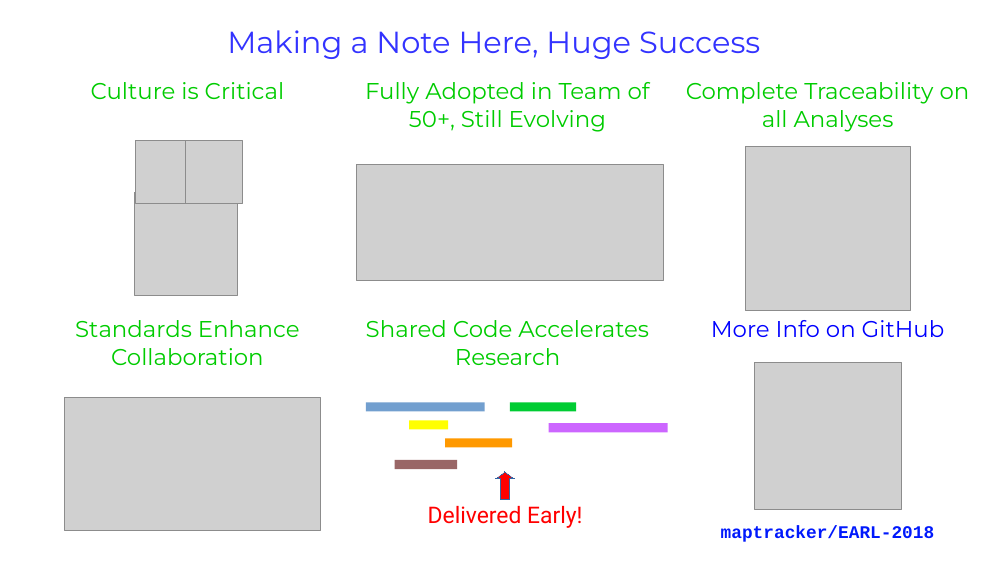
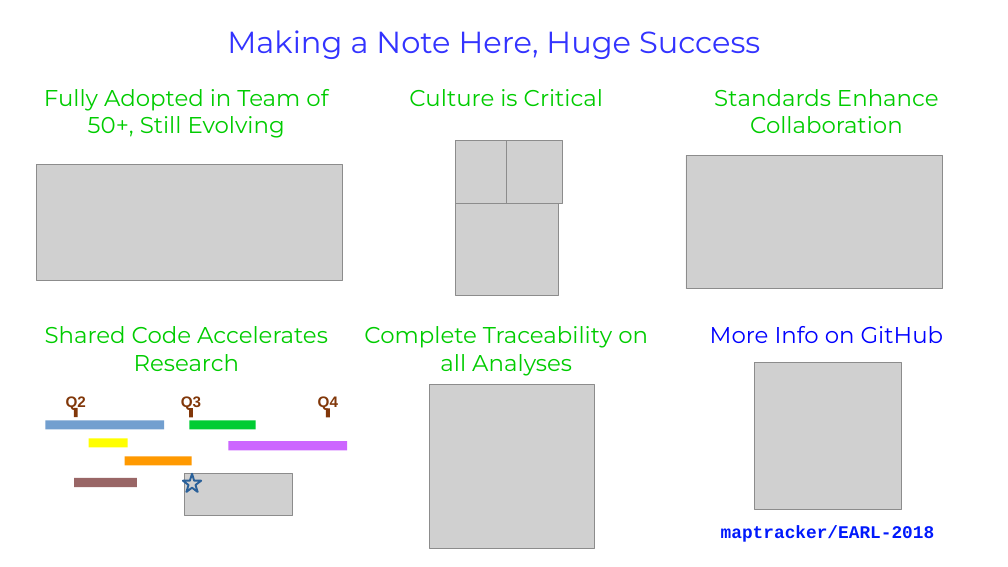
Before and after one commit to maptracker/EARL-2018, a slide deck: slide 4 of BCBB Lightning Talk/BCBB Lightning Talk.odp. Drawn at 1008x567 pixels with LibreOffice and Linux fonts; fonts in the diff are those of the drawing; grey boxes stand for pictures. Boxes give left, top, right and bottom in pixels: in the first picture for what was removed or moved away, otherwise in the second. Text is boxed around its words. In the diff, an @@ line names an element or a change of style, - is before the commit and + after.

```diff
--- a/BCBB Lightning Talk/BCBB Lightning Talk.odp
+++ b/BCBB Lightning Talk/BCBB Lightning Talk.odp
@@ table at bbox=[27, 80, 987, 555] @@
-row 1: Culture is Critical | Fully Adopted in Team of 50+, Still Evolving | Complete Traceability on all Analyses
+row 1: Fully Adopted in Team of 50+, Still Evolving | Culture is Critical | Standards Enhance Collaboration
-row 2, column 1: Standards Enhance Collaboration
+row 2, column 1: Shared Code Accelerates Research
-row 2, column 2: Shared Code Accelerates Research
+row 2, column 2: Complete Traceability on all Analyses
@@ table: place and size @@
-table at bbox=[27, 73, 988, 549]
+table at bbox=[27, 80, 987, 555]
@@ picture: place and size @@
-picture at bbox=[186, 141, 242, 204]
+picture at bbox=[456, 141, 512, 204]
@@ picture added at bbox=[506, 141, 563, 204] @@
@@ picture: place and size @@
-picture at bbox=[134, 192, 238, 295]
+picture at bbox=[37, 165, 343, 280]
@@ picture: place and size @@
-picture at bbox=[745, 146, 910, 311]
+picture at bbox=[686, 155, 943, 289]
@@ picture: place and size @@
-picture at bbox=[357, 165, 663, 280]
+picture at bbox=[456, 192, 559, 295]
@@ picture: place and size @@
-picture at bbox=[135, 141, 192, 204]
+picture at bbox=[430, 384, 595, 549]
@@ text added at bbox=[66, 396, 86, 411], 12 pt, text #813709, bold @@
+Q2
@@ line added from (76, 417) to (76, 408), #813709 3 pt @@
@@ text added at bbox=[181, 396, 201, 411], 12 pt, text #813709, bold @@
+Q3
@@ line added from (191, 417) to (191, 408), #813709 3 pt @@
@@ text added at bbox=[318, 396, 338, 411], 12 pt, text #813709, bold @@
+Q4
@@ line added from (327, 417) to (327, 408), #813709 3 pt @@
@@ rectangle: place and size @@
-rectangle at bbox=[409, 421, 448, 430]
+rectangle at bbox=[89, 438, 128, 447]
@@ rectangle: place and size @@
-rectangle at bbox=[549, 424, 668, 433]
+rectangle at bbox=[229, 441, 348, 450]
@@ 4 rectangles: place and size @@
-4 rectangles at bbox=[366, 402, 576, 469]
+4 rectangles at bbox=[46, 421, 256, 488]
@@ star added at bbox=[183, 474, 201, 492], outline #2A6099 1.5 pt @@
@@ picture: place and size @@
-picture at bbox=[64, 397, 321, 531]
+picture at bbox=[184, 474, 293, 516]
@@ up arrow removed at bbox=[496, 472, 514, 499] @@
@@ text removed at bbox=[428, 506, 582, 528] @@
-Delivered Early!
```
Also in this commit, not shown: 1 other slide changed, 1 slide added, 1 slide removed, 1 other file.
